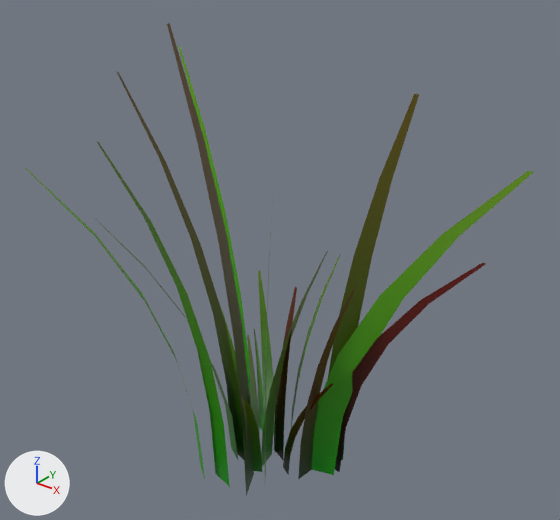
An edit to the glTF model world/vegetation/seagrass.glb, drawn before and after from the same camera.
Before and after are seen from a 50 mm lens placed at (1.61, -1.91, 2.12), pointed at (0.08, -0.01, 0.94). The axes (+X, +Y, +Z) are drawn at lower left. The lights are the same throughout. The older version comes first.

Objects in the first picture: 'SeagrassShort', 'SeagrassTall'.
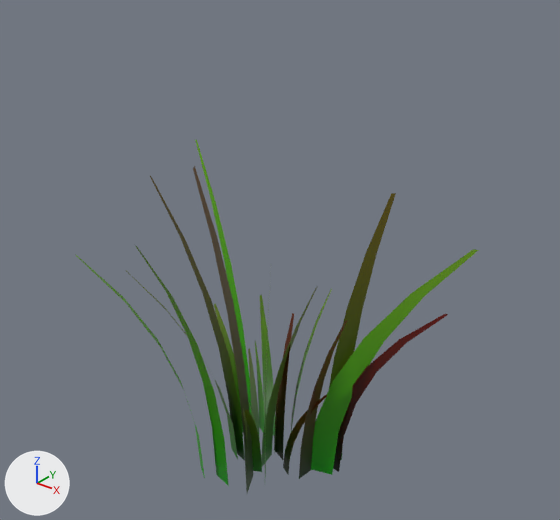
Scene script edits in JSON lines:
```json
{"block": "me_seagrassshort", "where": "# used by ob_seagrassshort; location = (0.0, 0.0, 0.0)"}
{"op": "remove", "block": "me_seagrassshort", "code": "me_seagrassshort.from_pydata(...)  # 156 vertices, 130 faces; spans x -0.421..0.359, y -0.304..0.363, z 0.0..0.9"}
{"op": "add", "block": "me_seagrassshort", "code": "me_seagrassshort.from_pydata(...)  # 156 vertices, 130 faces; spans x -0.39..0.33, y -0.279..0.33, z 0.0..0.759"}
{"block": "me_seagrassshort", "change": "me_seagrassshort part 1: the loose piece of 12 vertices spanning x 0.17..0.359, y 0.001..0.078, z 0.0..0.9 is scaled about its middle by (0.843, 0.934, 0.843), then moved by (-0.014, -0.001, -0.071)"}
{"block": "me_seagrassshort", "change": "me_seagrassshort part 2: 144 of 156 vertices moved; they spanned x -0.421..0.274, y -0.304..0.363, z 0.0..0.896 and now span x -0.39..0.254, y -0.279..0.33, z 0.0..0.755; mean shift (0.0, -0.003, -0.042); largest move (0.164, 0.247, 0.896) -> (0.144, 0.227, 0.755)"}
{"block": "me_seagrasstall", "where": "# used by ob_seagrasstall; location = (0.0, 0.0, 0.0)"}
{"op": "remove", "block": "me_seagrasstall", "code": "me_seagrasstall.from_pydata(...)  # 120 vertices, 100 faces; spans x -0.75..0.75, y -0.7..0.48, z 0.0..1.77"}
{"op": "add", "block": "me_seagrasstall", "code": "me_seagrasstall.from_pydata(...)  # 120 vertices, 100 faces; spans x -0.62..0.65, y -0.59..0.39, z 0.0..1.34"}
{"block": "me_seagrasstall", "change": "me_seagrasstall part 3: the loose piece of 12 vertices spanning x -0.33..-0.11, y -0.7..-0.19, z 0.0..1.38 is scaled about its middle by (0.792, 0.775, 0.774), then moved by (0.02, 0.05, -0.16)"}
{"block": "me_seagrasstall", "change": "me_seagrasstall part 4: the loose piece of 12 vertices spanning x -0.56..-0.09, y -0.3..-0.02, z 0.0..1.02 is scaled about its middle by (0.805, 0.804, 0.801), then moved by (0.04, 0.02, -0.1)"}
{"block": "me_seagrasstall", "change": "me_seagrasstall part 5: the loose piece of 12 vertices spanning x -0.48..-0.06, y -0.2..-0.02, z 0.0..1.55 is scaled about its middle by (0.774, 0.769, 0.766), then moved by (0.04, 0.02, -0.18)"}
{"block": "me_seagrasstall", "change": "me_seagrasstall part 6: the loose piece of 12 vertices spanning x -0.11..-0.01, y -0.64..-0.18, z 0.0..1.49 is scaled about its middle by (0.875, 0.768, 0.768), then moved by (0.0, 0.05, -0.17)"}
{"block": "me_seagrasstall", "change": "me_seagrasstall part 7: the loose piece of 12 vertices spanning x -0.75..-0.16, y 0.11..0.37, z 0.0..1.52 is scaled about its middle by 0.767, then moved by (0.06, -0.03, -0.18)"}
{"block": "me_seagrasstall", "change": "me_seagrasstall part 8: the loose piece of 12 vertices spanning x 0.15..0.75, y 0.07..0.48, z 0.0..1.28 is scaled about its middle by (0.783, 0.779, 0.778), then moved by (-0.05, -0.04, -0.14)"}
{"block": "me_seagrasstall", "change": "me_seagrasstall part 9: the loose piece of 12 vertices spanning x -0.03..0.07, y -0.38..-0.08, z 0.0..1.77 is scaled about its middle by (0.809, 0.782, 0.758), then moved by (0.01, 0.02, -0.21)"}
{"block": "me_seagrasstall", "change": "me_seagrasstall part 10: the loose piece of 12 vertices spanning x 0.2..0.75, y 0.14..0.18, z 0.0..1.06 is scaled about its middle by 0.8, then moved by (-0.05, 0.0, -0.11)"}
{"block": "me_seagrasstall", "change": "me_seagrasstall part 11: the loose piece of 12 vertices spanning x 0.16..0.39, y 0.16..0.34, z 0.0..1.5 is scaled about its middle by (0.792, 0.779, 0.77), then moved by (-0.02, -0.02, -0.17)"}
{"block": "me_seagrasstall", "change": "other edits to the shape of me_seagrasstall do not show in these pictures"}
```

Where the change shows, as pixel boxes (x1, y1, x2, y2) in the pictures (560 x 520 px; the box of a moved part takes in the faces that stretch with it):
```json
{"object": "SeagrassTall", "change": "reshaped", "before": [25, 23, 534, 496], "after": [76, 139, 478, 493], "on screen": "21% narrower, 25% shorter"}
{"object": "SeagrassShort", "change": "reshaped", "before": [219, 251, 356, 479], "after": [214, 287, 347, 479], "on screen": "16% shorter"}
{"part": 1, "of": "me_seagrassshort", "change": "moved or reshaped", "before": [298, 287, 356, 479], "after": [299, 321, 347, 479]}
{"part": 2, "of": "me_seagrassshort", "change": "moved or reshaped", "before": [219, 251, 340, 471], "after": [214, 287, 332, 471]}
{"part": 3, "of": "me_seagrasstall", "change": "moved or reshaped", "before": [25, 167, 205, 478], "after": [76, 255, 205, 478]}
{"part": 4, "of": "me_seagrasstall", "change": "moved or reshaped", "before": [98, 221, 238, 459], "after": [126, 271, 238, 459]}
{"part": 5, "of": "me_seagrasstall", "change": "moved or reshaped", "before": [116, 71, 244, 460], "after": [150, 176, 245, 461]}
{"part": 6, "of": "me_seagrasstall", "change": "moved or reshaped", "before": [96, 141, 230, 487], "after": [135, 245, 229, 486]}
{"part": 7, "of": "me_seagrasstall", "change": "moved or reshaped", "before": [178, 46, 251, 406], "after": [195, 139, 251, 414]}
{"part": 8, "of": "me_seagrasstall", "change": "moved or reshaped", "before": [311, 171, 534, 475], "after": [311, 249, 478, 475]}
{"part": 9, "of": "me_seagrasstall", "change": "moved or reshaped", "before": [167, 23, 254, 496], "after": [193, 166, 253, 493]}
{"part": 10, "of": "me_seagrasstall", "change": "moved or reshaped", "before": [335, 263, 485, 472], "after": [333, 314, 448, 472]}
{"part": 11, "of": "me_seagrasstall", "change": "moved or reshaped", "before": [328, 94, 419, 460], "after": [329, 193, 396, 460]}
```
